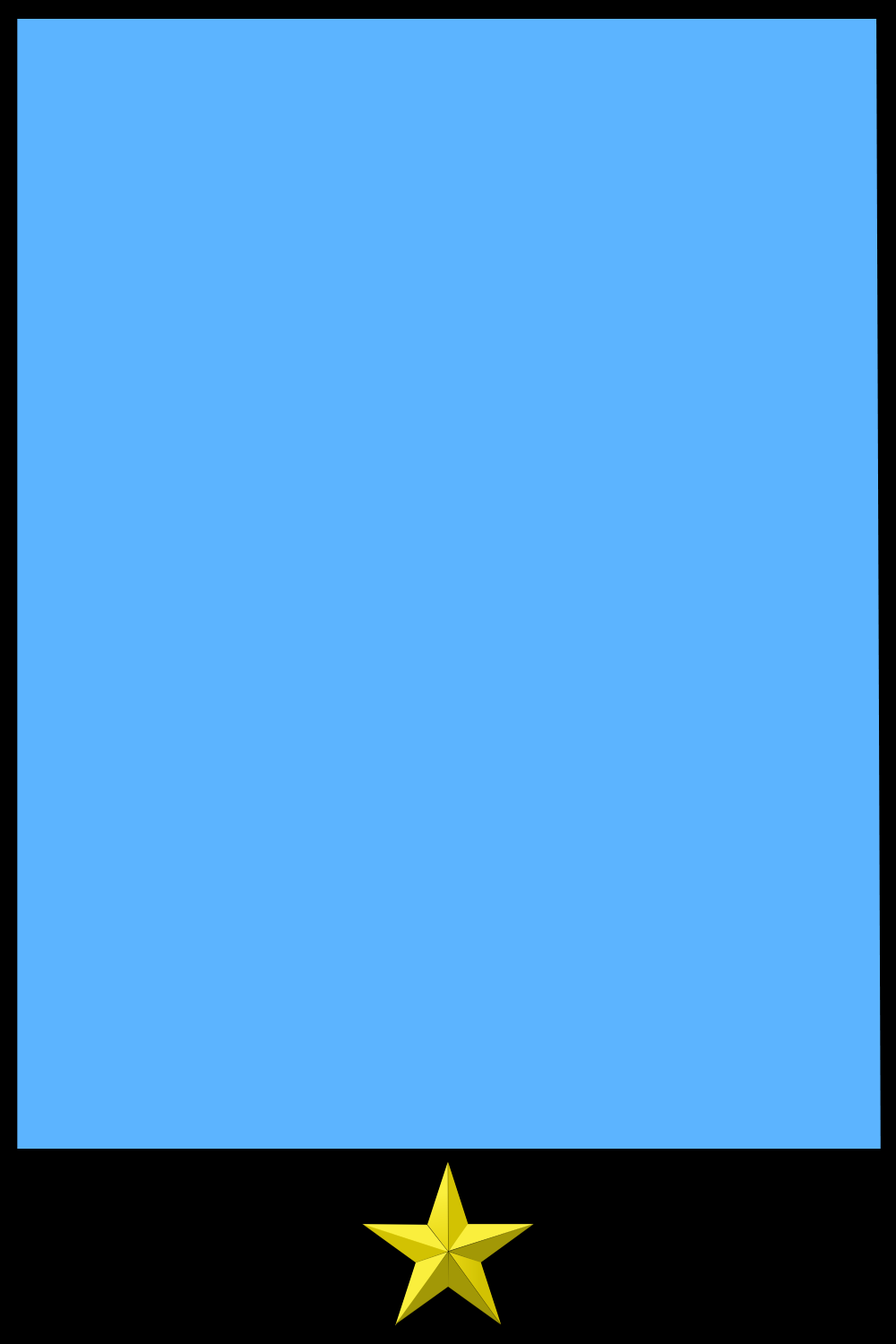
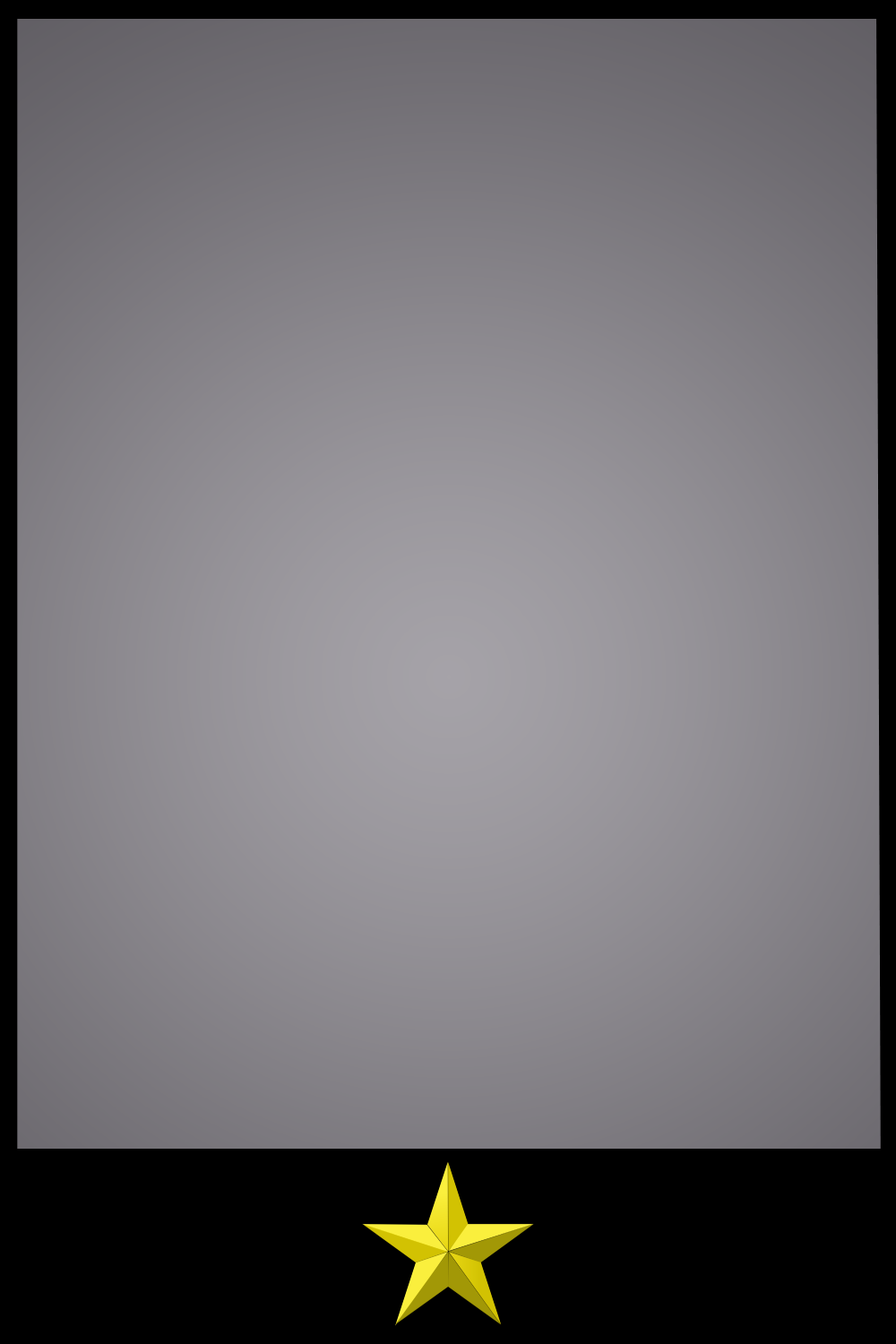
Revision of a layered 896px x 1344px image; what changed, layer by layer:
pixels changed over [17, 18, 881, 1149] (layer not identified)
